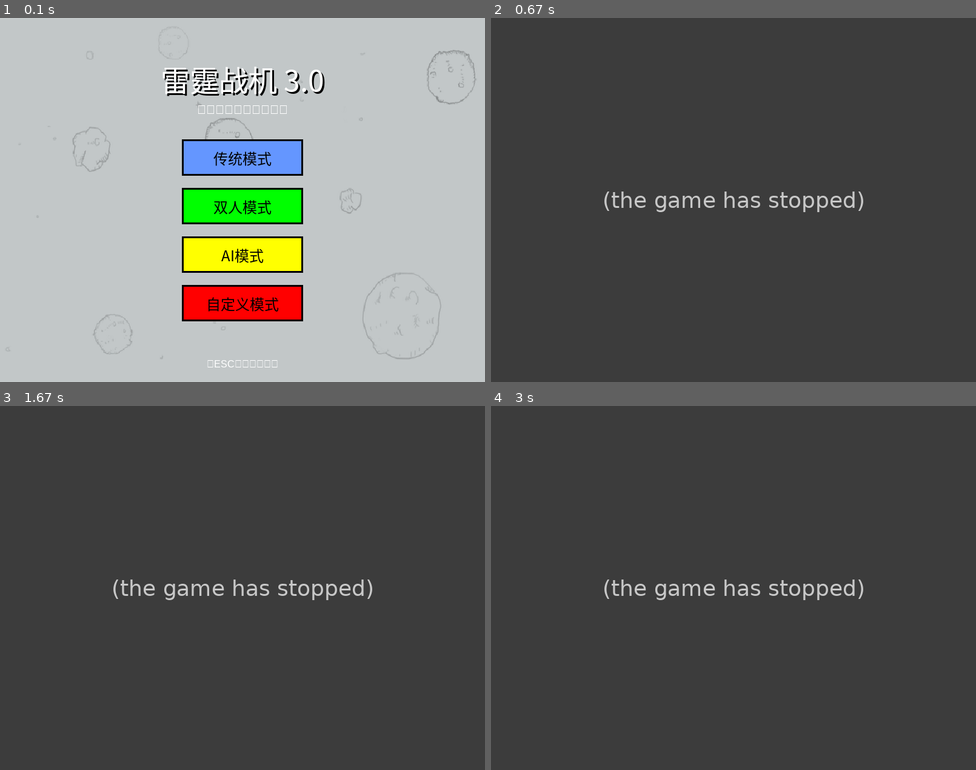
Above: before the commit, frames 1-4 (two rows, left to right).
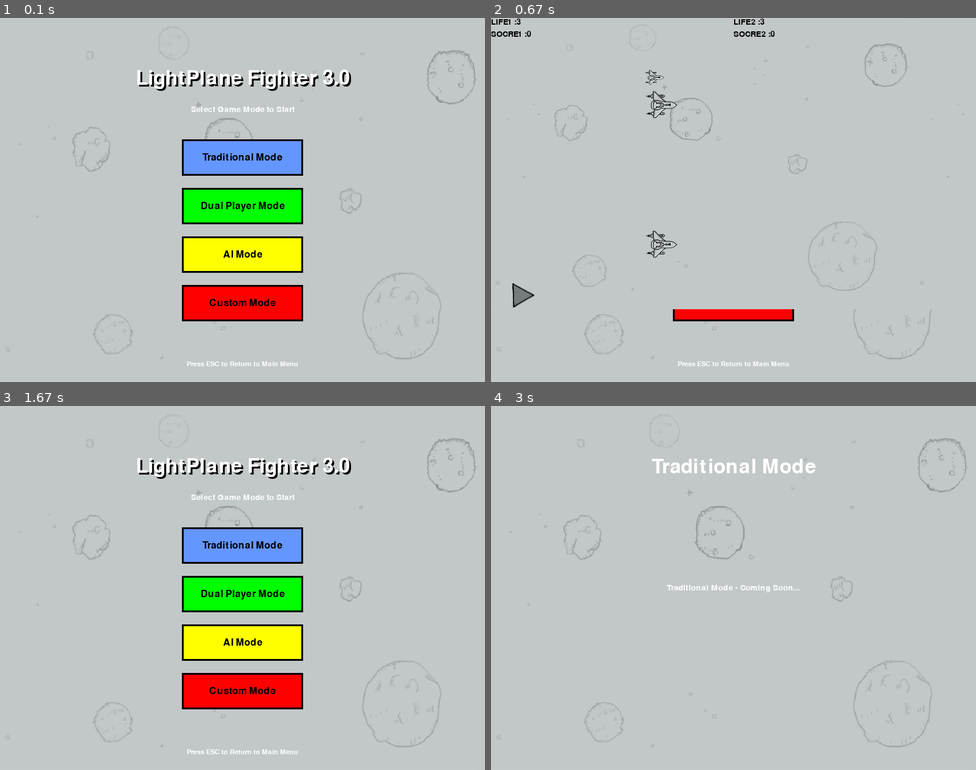
Above: after the commit, the same moments.

Repository: guangxingmao/LightPlane_AI
Game: pygame game, started from launcher.py
Two runs of this game, one before a commit and one after it. Both use one fixed random seed, a clock stepped at 60 frames per second and the inputs below.
Inputs (mouse positions are in pixels of both pictures, inside the frame that each line leads up to):
- Up to frame 1 (0.1 s): no input
- Up to frame 2 (0.67 s): press the mouse at (733, 207) at 0.37 s; move the mouse to (723, 152) at 0.47 s; release the mouse at (714, 101) at 0.6 s
- Up to frame 3 (1.67 s): tap Esc at 0.67, 1.33 s; press the mouse at (242, 642) at 1.03 s; move the mouse to (223, 620) at 1.13 s; release the mouse at (208, 602) at 1.27 s
- Up to frame 4 (3 s): click "Custom Mode" at 1.72 s; tap Esc at 2.5 s; press the mouse at (733, 544) at 2.87 s; move the mouse to (709, 584) at 2.97 s

The runs differ from the first frame. In frame 1, 3.4% of the frame differs, in the area x 28-73%, y 13-96%; in frame 2, 99%; in frame 3, 100%, in the area x 0-100%, y 0-100%; in frame 4, 100%.
Error before the commit: AttributeError: 'DualGamePage' object has no attribute 'game_initialized' (launcher.py line ...; the game stopped at 0.38 s (later frames are placeholders)

Commit message:
fix 双人模式

Diff:
--- a/dual_game_page.py
+++ b/dual_game_page.py
@@ -49,10 +49,14 @@
             # 1. 设置刷新帧率
             self.clock.tick(60)
             # 2. 事件监听
-            self.__check_event()
+            should_quit = self.__check_event()
+            if should_quit:
+                return "quit"
 
             # 3. 碰撞检测
-            self.__check_collide()
+            game_over = self.__check_collide()
+            if game_over:
+                return "game_over"
 
             # 4. 更新精灵组
             self.__update_sprites()
@@ -62,10 +66,39 @@
 
             # 5. 更新屏幕显示
             pygame.display.update()
+
+    def run_one_frame(self):
+        '''运行一帧游戏 - 用于与启动器集成'''
+        # 判断是否有音乐在播放，如果没有，就播放
+        if not pygame.mixer.music.get_busy():
+            self.BGM.play_music()
+
+        # 事件监听
+        should_quit = self.__check_event()
+        if should_quit:
+            return "quit"
+
+        # 碰撞检测
+        game_over = self.__check_collide()
+        if game_over:
+            return "game_over"
+
+        # 更新精灵组
+        self.__update_sprites()
+
+        # 显示生命和分数
+        self.show_life()
+
+        return "running"
 
     def __check_event(self):
         """事件监听"""
         for event in pygame.event.get():
+            if event.type == pygame.QUIT:
+                return True
+            if event.type == pygame.KEYDOWN and event.key == pygame.K_ESCAPE:
+                return True
+
             print(event)
             check_KEY(self.hero1, self.hero2, self.hero3,  self.enemy,
                       event, self.enemy_group, self.BGM, self.button)
@@ -77,6 +110,8 @@
                     (x,y) = pygame.mouse.get_pos()
                     self.hero2.rect.centerx= x
                     self.hero2.rect.centery = y
+
+        return False
 
 
     def __check_collide(self):
@@ -120,9 +155,11 @@
             self.hero3.kill()
 
 
-        # 当两个玩家都死亡，游戏退出
+        # 当两个玩家都死亡，游戏结束
         if self.life1 == 0 and self.life2 == 0:
-            exit()
+            return True
+
+        return False
 
     def __update_sprites(self):
         '''更新精灵组'''
@@ -152,7 +189,10 @@
         text2 = 'SOCRE1 :' + str(self.score1)
         text3 = 'LIFE2 :' + str(self.life2)
         text4 = 'SOCRE2 :' + str(self.score2)
-        cur_font = pygame.font.SysFont("宋体", 20)
+        try:
+            cur_font = pygame.font.SysFont(None, 20)
+        except:
+            cur_font = pygame.font.Font(None, 20)
         text_fmt1 = cur_font.render(text1, 1, color)
         text_fmt2 = cur_font.render(text2, 1, color)
         text_fmt3 = cur_font.render(text3, 1, color)
--- a/launcher.py
+++ b/launcher.py
@@ -27,7 +27,7 @@
 SCREEN_WIDTH = 800
 SCREEN_HEIGHT = 600
 screen = pygame.display.set_mode((SCREEN_WIDTH, SCREEN_HEIGHT))
-pygame.display.set_caption('雷霆战机 - 游戏启动器')
+pygame.display.set_caption('LightPlane Fighter - Game Launcher')
 
 # 颜色定义
 WHITE = (255, 255, 255)
@@ -39,6 +39,39 @@
 YELLOW = (255, 255, 0)
 GRAY = (128, 128, 128)
 
+def safe_render_text(font, text, color):
+    """安全地渲染文本，如果字体失败则使用备用方案"""
+    if font is None:
+        # 如果字体为None，尝试使用最基本的字体
+        try:
+            basic_font = pygame.font.Font(None, 24)
+            return basic_font.render(text, True, color)
+        except:
+            # 如果还是失败，返回一个简单的矩形
+            surface = pygame.Surface((len(text) * 10, 20))
+            surface.fill(color)
+            return surface
+
+    try:
+        return font.render(text, True, color)
+    except Exception as e:
+        print(f"文本渲染失败: {e}")
+        # 返回一个简单的矩形作为备用
+        surface = pygame.Surface((len(text) * 10, 20))
+        surface.fill(color)
+        return surface
+
+def get_simple_font(size):
+    """获取简单的系统字体，不进行中文测试"""
+    try:
+        # 直接使用系统默认字体
+        return pygame.font.SysFont(None, size)
+    except:
+        try:
+            return pygame.font.Font(None, size)
+        except:
+            return None
+
 # 字体设置
 try:
     title_font = pygame.font.Font("C:/Windows/Fonts/msyh.ttc", 48)  # 微软雅黑
@@ -68,8 +101,8 @@
         pygame.draw.rect(surface, self.current_color, self.rect)
         pygame.draw.rect(surface, BLACK, self.rect, 3)
 
-        # 绘制按钮文字
-        text_surface = button_font.render(self.text, True, BLACK)
+        # 绘制按钮文字 - 使用简单字体
+        text_surface = safe_render_text(get_simple_font(24), self.text, BLACK)
         text_rect = text_surface.get_rect(center=self.rect.center)
         surface.blit(text_surface, text_rect)
 
@@ -94,6 +127,12 @@
         self.screen = screen
         self.clock = pygame.time.Clock()
         self.current_page = PageState.MAIN_MENU
+
+        # 缓存字体，避免重复获取
+        self.title_font = get_simple_font(48)
+        self.button_font = get_simple_font(24)
+        self.info_font = get_simple_font(20)
+        self.small_font = get_simple_font(16)
 
         # 初始化双人游戏页面
         if DUAL_GAME_LOADED:
@@ -136,10 +175,10 @@
         center_x = SCREEN_WIDTH // 2 - button_width // 2
 
         buttons = [
-            Button(center_x, 200, button_width, button_height, "传统模式", LIGHT_BLUE, BLUE),
-            Button(center_x, 280, button_width, button_height, "双人模式", GREEN, (0, 200, 0)),
-            Button(center_x, 360, button_width, button_height, "AI模式", YELLOW, (200, 200, 0)),
-            Button(center_x, 440, button_width, button_height, "自定义模式", RED, (200, 0, 0))
+            Button(center_x, 200, button_width, button_height, "Traditional Mode", LIGHT_BLUE, BLUE),
+            Button(center_x, 280, button_width, button_height, "Dual Player Mode", GREEN, (0, 200, 0)),
+            Button(center_x, 360, button_width, button_height, "AI Mode", YELLOW, (200, 200, 0)),
+            Button(center_x, 440, button_width, button_height, "Custom Mode", RED, (200, 0, 0))
         ]
 
         # 绘制主菜单
@@ -174,18 +213,17 @@
         self.draw_background()
 
         # 绘制标题
-        title_text = title_font.render("雷霆战机 3.0", True, WHITE)
+        title_text = safe_render_text(self.title_font, "LightPlane Fighter 3.0", WHITE)
         title_rect = title_text.get_rect(center=(SCREEN_WIDTH // 2, 100))
 
         # 添加标题阴影效果
-        shadow_text = title_font.render("雷霆战机 3.0", True, BLACK)
+        shadow_text = safe_render_text(self.title_font, "LightPlane Fighter 3.0", BLACK)
         shadow_rect = shadow_text.get_rect(center=(SCREEN_WIDTH // 2 + 3, 103))
         self.screen.blit(shadow_text, shadow_rect)
         self.screen.blit(title_text, title_rect)
 
         # 绘制副标题
-        subtitle_font = pygame.font.Font("C:/Windows/Fonts/msyh.ttc", 20) if os.path.exists("C:/Windows/Fonts/msyh.ttc") else pygame.font.SysFont("arial", 20)
-        subtitle_text = subtitle_font.render("选择游戏模式开始游戏", True, WHITE)
+        subtitle_text = safe_render_text(self.info_font, "Select Game Mode to Start", WHITE)
         subtitle_rect = subtitle_text.get_rect(center=(SCREEN_WIDTH // 2, 150))
         self.screen.blit(subtitle_text, subtitle_rect)
 
@@ -194,8 +232,7 @@
             button.draw(self.screen)
 
         # 绘制底部信息
-        info_font = pygame.font.Font("C:/Windows/Fonts/msyh.ttc", 16) if os.path.exists("C:/Windows/Fonts/msyh.ttc") else pygame.font.SysFont("arial", 16)
-        info_text = info_font.render("按ESC键返回主菜单", True, WHITE)
+        info_text = safe_render_text(self.small_font, "Press ESC to Return to Main Menu", WHITE)
         info_rect = info_text.get_rect(center=(SCREEN_WIDTH // 2, SCREEN_HEIGHT - 30))
         self.screen.blit(info_text, info_rect)
 
@@ -225,8 +262,7 @@
         if not self.dual_game_page:
             # 如果双人游戏页面未加载，显示错误信息
             self.draw_background()
-            error_font = pygame.font.Font("C:/Windows/Fonts/msyh.ttc", 24) if os.path.exists("C:/Windows/Fonts/msyh.ttc") else pygame.font.SysFont("arial", 24)
-            error_text = error_font.render("双人游戏模块加载失败", True, RED)
+            error_text = safe_render_text(self.info_font, "Dual Game Module Loading Failed", RED)
             error_rect = error_text.get_rect(center=(SCREEN_WIDTH // 2, 300))
             self.screen.blit(error_text, error_rect)
 
@@ -239,27 +275,19 @@
                     return True
             return True
 
-        # 如果游戏未初始化，先初始化游戏
-        if not self.dual_game_page.game_initialized:
-            try:
-                self.dual_game_page.init_game()
-                self.dual_game_page.game_running = True
-                print("双人游戏已启动，按ESC键返回主菜单")
-            except Exception as e:
-                print(f"启动双人游戏失败: {e}")
-                return True
-
-        # 如果游戏正在运行，直接运行游戏逻辑
-        if self.dual_game_page.game_running:
-            result = self.dual_game_page.run_game()
-            if result == "game_over":
-                self.dual_game_page.reset_game()
-                self.dual_game_page.game_running = False
-            elif result == "quit":
-                return False
-            elif result == "error":
-                self.dual_game_page.reset_game()
-                self.dual_game_page.game_running = False
+        # 运行双人游戏的一帧
+        try:
+            result = self.dual_game_page.run_one_frame()
+            if result == "quit":
+                self.change_page(PageState.MAIN_MENU)
+                return True
+            elif result == "game_over":
+                # 游戏结束，可以显示结束画面或直接返回主菜单
+                self.change_page(PageState.MAIN_MENU)
+                return True
+        except Exception as e:
+            print(f"双人游戏运行错误: {e}")
+            self.change_page(PageState.MAIN_MENU)
 
         return True
 
@@ -268,13 +296,12 @@
         self.draw_background()
 
         # 绘制标题
-        title_text = title_font.render("传统模式", True, WHITE)
+        title_text = safe_render_text(self.title_font, "Traditional Mode", WHITE)
         title_rect = title_text.get_rect(center=(SCREEN_WIDTH // 2, 100))
         self.screen.blit(title_text, title_rect)
 
         # 绘制说明
-        info_font = pygame.font.Font("C:/Windows/Fonts/msyh.ttc", 20) if os.path.exists("C:/Windows/Fonts/msyh.ttc") else pygame.font.SysFont("arial", 20)
-        text = info_font.render("传统模式功能开发中...", True, WHITE)
+        text = safe_render_text(self.info_font, "Traditional Mode - Coming Soon...", WHITE)
         rect = text.get_rect(center=(SCREEN_WIDTH // 2, 300))
         self.screen.blit(text, rect)
 
@@ -293,13 +320,12 @@
         self.draw_background()
 
         # 绘制标题
-        title_text = title_font.render("AI模式", True, WHITE)
+        title_text = safe_render_text(self.title_font, "AI Mode", WHITE)
         title_rect = title_text.get_rect(center=(SCREEN_WIDTH // 2, 100))
         self.screen.blit(title_text, title_rect)
 
         # 绘制说明
-        info_font = pygame.font.Font("C:/Windows/Fonts/msyh.ttc", 20) if os.path.exists("C:/Windows/Fonts/msyh.ttc") else pygame.font.SysFont("arial", 20)
-        text = info_font.render("AI模式功能开发中...", True, WHITE)
+        text = safe_render_text(self.info_font, "AI Mode - Coming Soon...", WHITE)
         rect = text.get_rect(center=(SCREEN_WIDTH // 2, 300))
         self.screen.blit(text, rect)
 
@@ -318,13 +344,12 @@
         self.draw_background()
 
         # 绘制标题
-        title_text = title_font.render("自定义模式", True, WHITE)
+        title_text = safe_render_text(self.title_font, "Custom Mode", WHITE)
         title_rect = title_text.get_rect(center=(SCREEN_WIDTH // 2, 100))
         self.screen.blit(title_text, title_rect)
 
         # 绘制说明
-        info_font = pygame.font.Font("C:/Windows/Fonts/msyh.ttc", 20) if os.path.exists("C:/Windows/Fonts/msyh.ttc") else pygame.font.SysFont("arial", 20)
-        text = info_font.render("自定义模式功能开发中...", True, WHITE)
+        text = safe_render_text(self.info_font, "Custom Mode - Coming Soon...", WHITE)
         rect = text.get_rect(center=(SCREEN_WIDTH // 2, 300))
         self.screen.blit(text, rect)
 
